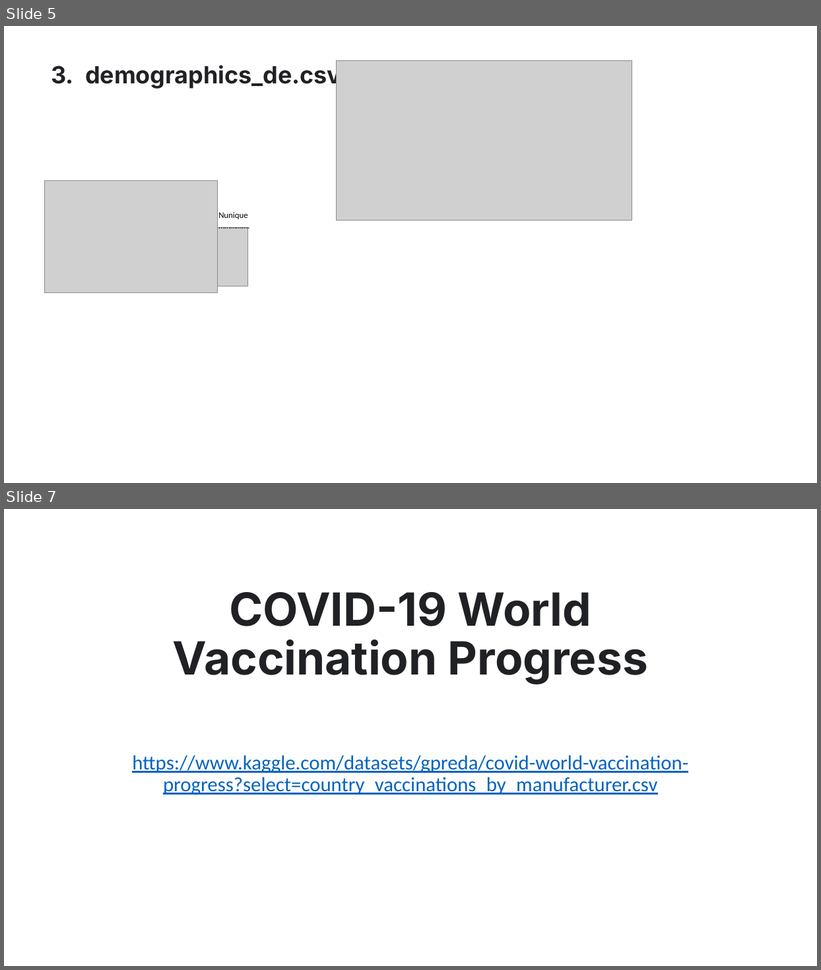
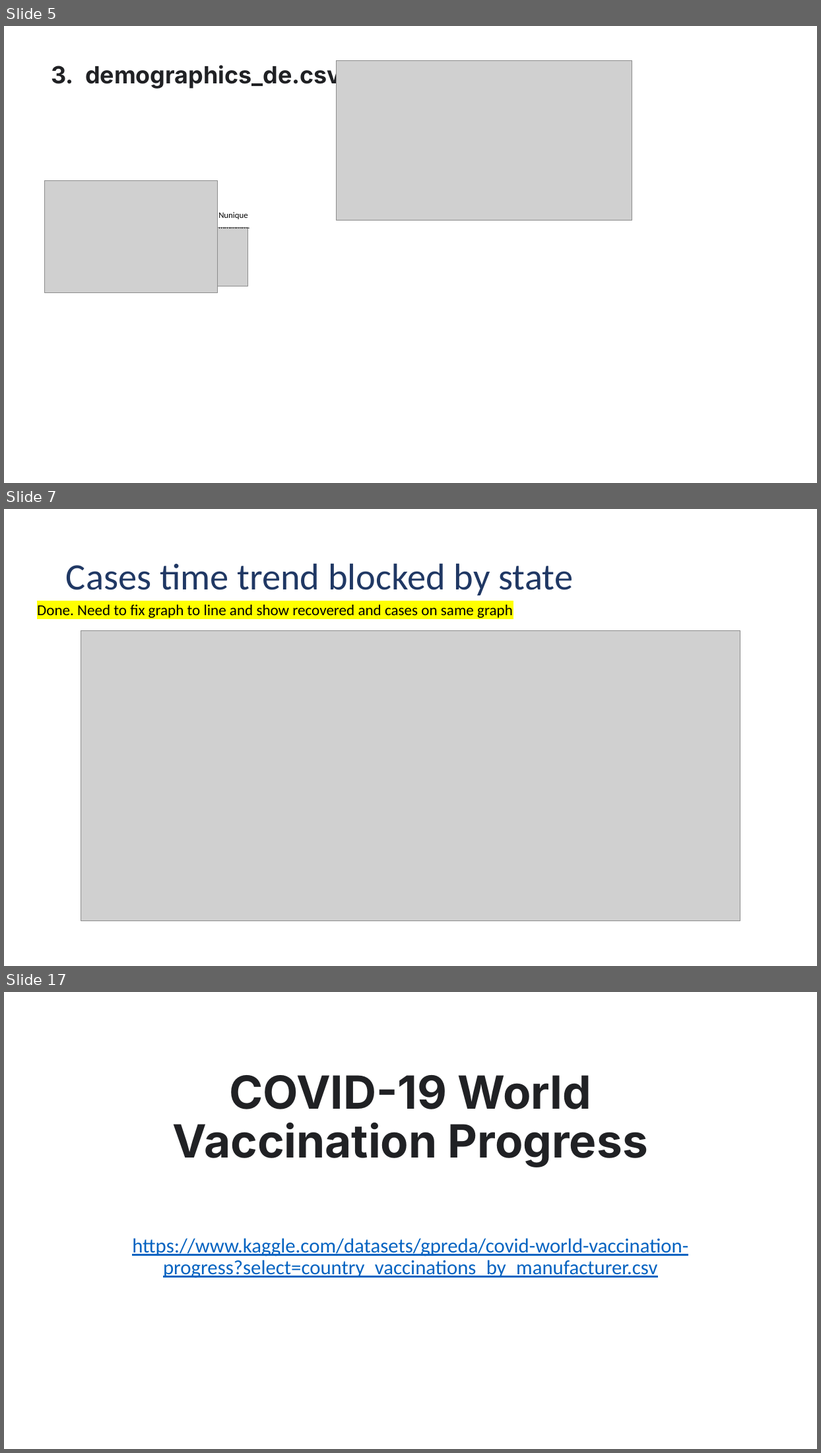
Before and after one commit to doctorf72/Naya-Practical-Data-Science-EDA-Project, a slide deck: initial analysis.pptx. Shown one above the other, each under a label of ours: slides 5 and 7 before the commit, slides 5, 7 and 17 after it; the slides between them are not shown. The pictures are 821x970 and 821x1453 pixels, drawn with LibreOffice and Linux fonts; fonts in the diff are those of the drawing; grey boxes stand for pictures; background and template pictures are left out. Boxes give left, top, right and bottom in pixels: in the first picture for what was removed or moved away, otherwise in the second. Text is boxed around its words. In the diff, an @@ line names an element or a change of style, - is before the commit and + after.

```diff
--- a/initial analysis.pptx
+++ b/initial analysis.pptx
@@ slide 7 added at (x1=4, y1=509, x2=817, y2=966), background #FFFFFF @@
@@ title added at (x1=66, y1=563, x2=574, y2=595), 44 pt, text #203864 @@
+Cases time trend blocked by state
@@ text added at (x1=37, y1=605, x2=513, y2=618), 18 pt, text #000000 @@
+Done. Need to fix graph to line and show recovered and cases on same graph
@@ picture added at (x1=81, y1=631, x2=741, y2=921) @@
@@ what was slide 7 is now slide 17 @@
```
Also in this commit, not shown: 1 slide changed, 9 other slides added.
